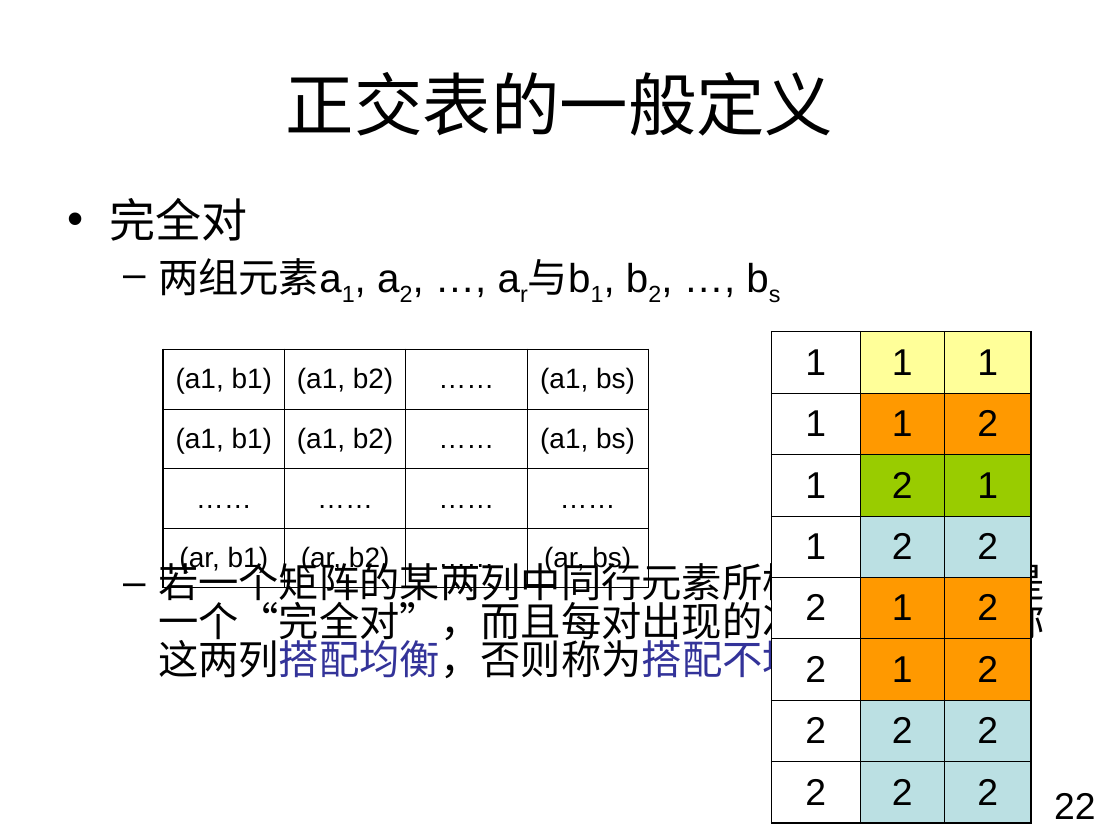
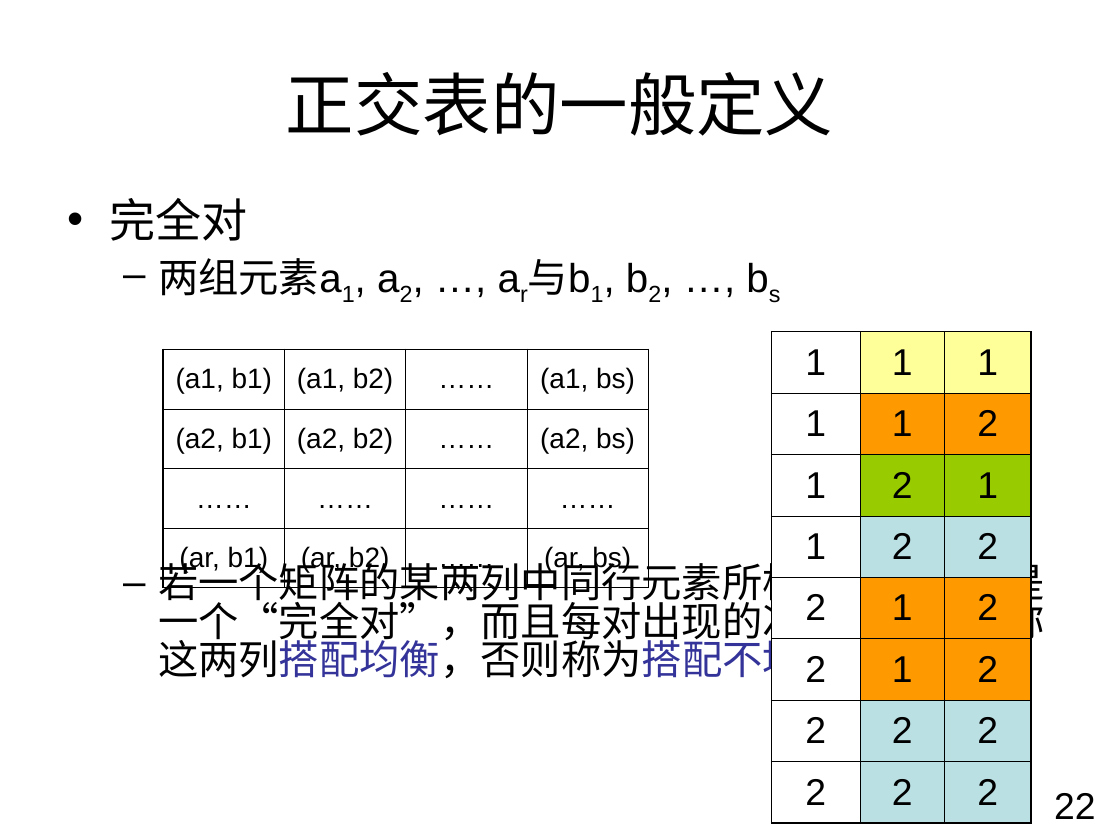
Before and after one commit to chchgb/pairwisetestingservice, a slide deck: slide 22 of Report/Construction Orthogonal Arrays.ppt. Drawn at 1120x840 pixels with LibreOffice and Linux fonts; fonts in the diff are those of the drawing; background and template pictures are left out. Boxes give left, top, right and bottom in pixels: in the first picture for what was removed or moved away, otherwise in the second. Text is boxed around its words. In the diff, an @@ line names an element or a change of style, - is before the commit and + after.

```diff
--- a/Report/Construction Orthogonal Arrays.ppt
+++ b/Report/Construction Orthogonal Arrays.ppt
@@ table at [164, 349, 647, 588] @@
-row 2: (a1, b1) | (a1, b2) | …… | (a1, bs)
+row 2: (a2, b1) | (a2, b2) | …… | (a2, bs)
```
Also in this commit, not shown: 1 other file.
